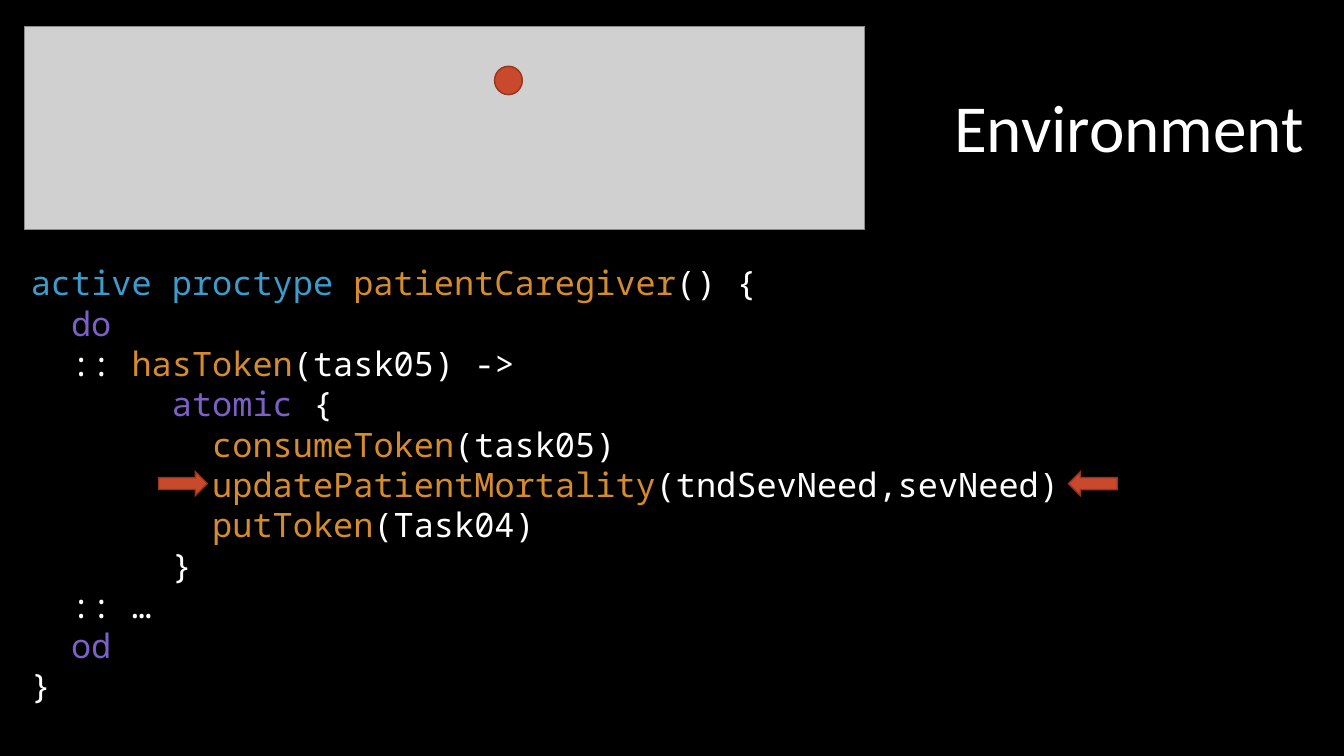
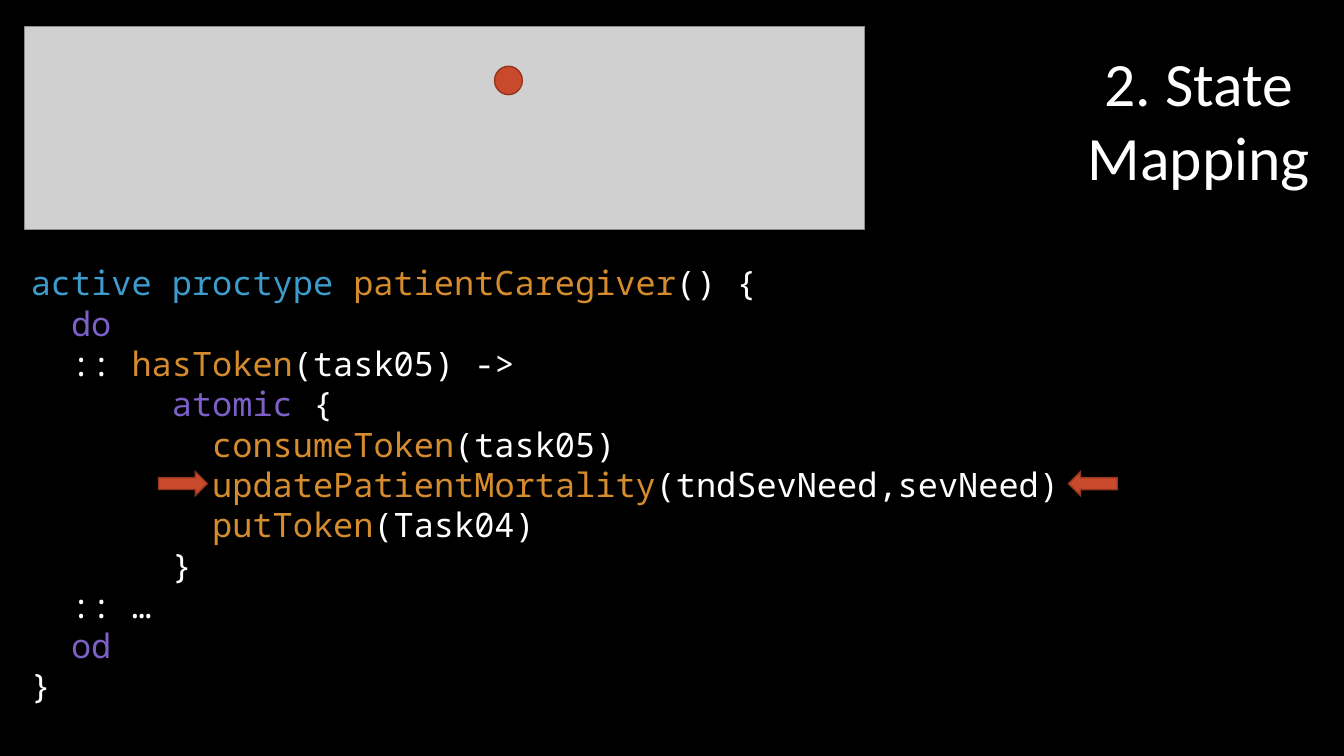
Before and after one commit to ericmercer/SPIN-bpmn-cwp-verification-paper, a slide deck: slide 18 of presentation/syscon-2022.pptx. Drawn at 1344x756 pixels with LibreOffice and Linux fonts; fonts in the diff are those of the drawing; grey boxes stand for pictures. Boxes give left, top, right and bottom in pixels: in the first picture for what was removed or moved away, otherwise in the second. Text is boxed around its words. In the diff, an @@ line names an element or a change of style, - is before the commit and + after.

```diff
--- a/presentation/syscon-2022.pptx
+++ b/presentation/syscon-2022.pptx
@@ text added at bbox=[1088, 66, 1310, 191], 44 pt, text #FFFFFF @@
+2. State Mapping
@@ text removed at bbox=[954, 105, 1304, 153] @@
-Environment
```
Also in this commit, not shown: 17 other slides changed.
